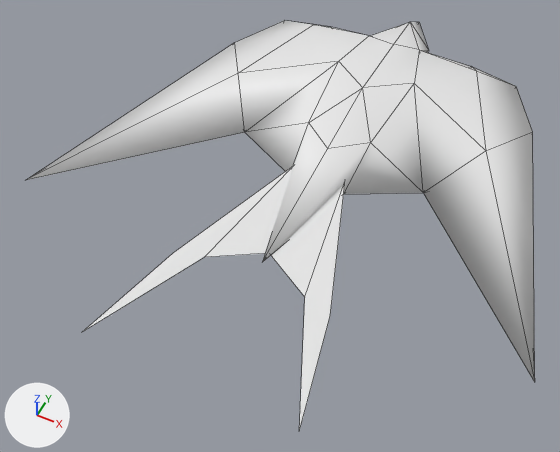
The Blender file Docs/Blends/andoras.blend, before and after one commit.
Rendered twice from a 50 mm camera at (0.229, -0.604, 0.588) aimed at (-0.023, -0.1, -0.042). The axes (+X, +Y, +Z) are drawn at lower left. The lights are the same throughout. The older version comes first. Mesh edges are drawn as thin lines.

Script lines for the objects in view, before the commit:
```python
me_cube_001 = bpy.data.meshes.new('Cube.001')
me_cube_001.from_pydata(...)  # 34 vertices, 35 faces; spans x 0.0..0.95, y -1.16..0.92, z -0.12..0.14
ob_cube = bpy.data.objects.new('Cube', me_cube_001)
ob_cube.location = (0.0, 0.0, 0.0)
ob_cube.scale = (0.284, 0.284, 0.284)
_m = ob_cube.modifiers.new('Mirror', 'MIRROR')
_m.use_clip = True
```
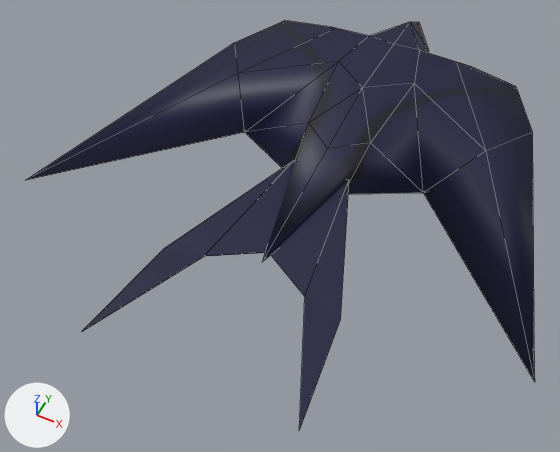
Edits to the bpy script that builds the scene:
```text
Add img_andorinhatexture:
    img_andorinhatexture = load_image('AndorinhaTexture', '_unpacked/AndorinhaTexture', 1024, 1024, 'sRGB')
Add mat_material_001:
    mat_material_001 = principled_material('Material.001')
    mat_material_001.texture = img_andorinhatexture
Change me_cube_001:
    used by ob_cube; location = (0.0, 0.0, 0.0); scale = (0.284, 0.284, 0.284)
    remove me_cube_001.from_pydata(...)  # 34 vertices, 35 faces; spans x 0.0..0.95, y -1.16..0.92, z -0.12..0.14
    add me_cube_001.from_pydata(...)  # 67 vertices, 74 faces; spans x -0.95..0.95, y -1.16..0.92, z -0.12..0.14
    me_cube_001 part 1
    4 vertices move from x 0.0..0.37, y -0.74..0.7, z -0.08..0.12 to x 0.0..0.33, y -0.74..0.7, z -0.03..0.11
    33 vertices are added at x -0.95..0.38, y -1.16..0.71, z -0.1..0.13
    33 new faces join them, smooth
    6 new faces join them
    me_cube_001 part 2: 35 faces spanning x 0.0..0.95, y -1.16..0.92, z -0.12..0.14 switch from no material to mat_material_001 (picture img_andorinhatexture)
Change ob_cube:
    remove _m = ob_cube.modifiers.new('Mirror', 'MIRROR')
    remove _m.use_clip = True
```

Where the change shows, as pixel boxes [x1, y1, x2, y2] in the pictures (560 x 452 px):
'Cube', reshaped, modifiers changed: before [26, 20, 535, 431]; after [26, 20, 535, 430]
part 1 of me_cube_001, reshaped: before [84, 20, 532, 431]; after [26, 20, 532, 430]
part 2 of me_cube_001, recoloured (white to blue): before [26, 20, 535, 431]; after [263, 22, 535, 430]
